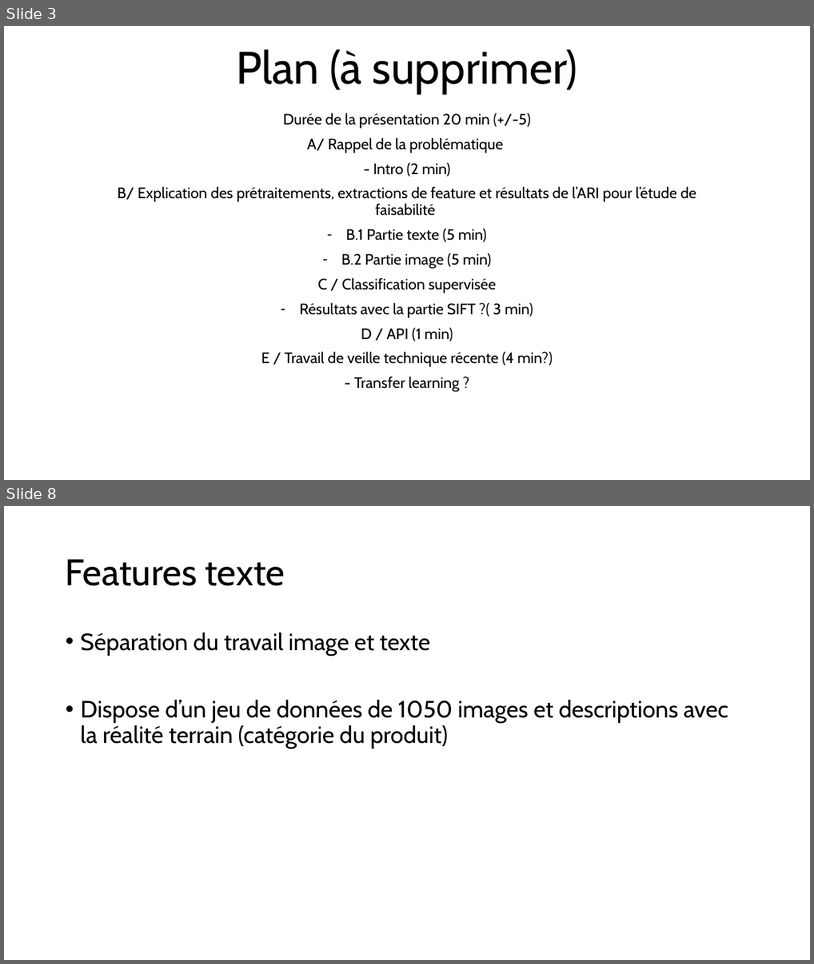
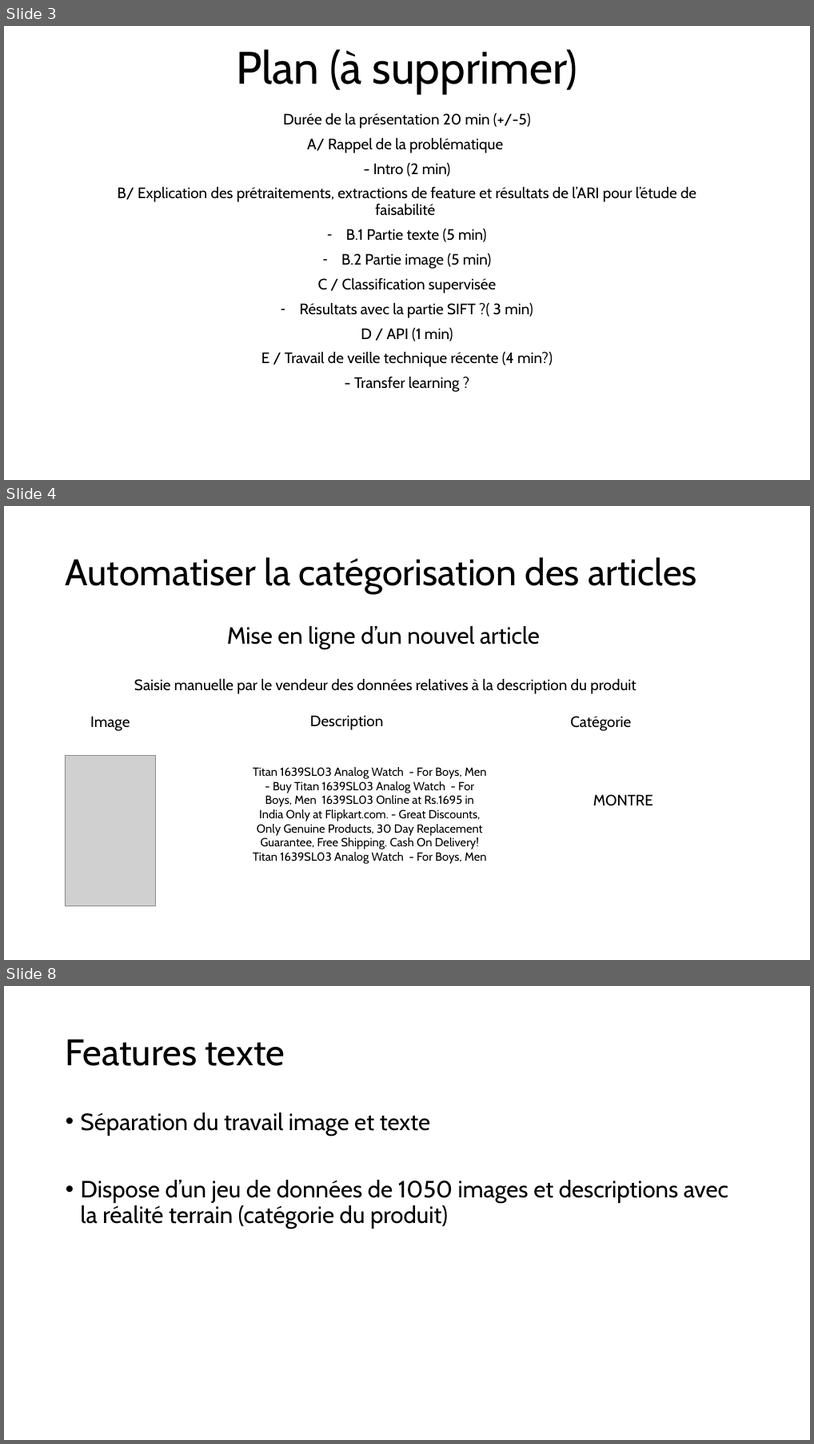
Before and after one commit to Hedredo/oc_projet_6, a slide deck: 5_presentation_072024.pptx. Shown one above the other, each under a label of ours: slides 3 and 8 before the commit, slides 3, 4 and 8 after it; the slides between them are not shown. The pictures are 814x964 and 814x1444 pixels, drawn with LibreOffice and Linux fonts; fonts in the diff are those of the drawing; grey boxes stand for pictures. Boxes give left, top, right and bottom in pixels: in the first picture for what was removed or moved away, otherwise in the second. Text is boxed around its words. In the diff, an @@ line names an element or a change of style, - is before the commit and + after.

```diff
--- a/5_presentation_072024.pptx
+++ b/5_presentation_072024.pptx
@@ slide 4 added at box(4, 506, 810, 960), background #FFFFFF @@
@@ title added at box(66, 557, 698, 594), 44 pt, text #000000 @@
+Automatiser la catégorisation des articles
@@ text added at box(227, 626, 540, 649), 28 pt, text #000000 @@
+Mise en ligne d’un nouvel article
@@ text added at box(134, 678, 636, 694), 18 pt, text #000000 @@
+Saisie manuelle par le vendeur des données relatives à la description du produit
@@ text added at box(90, 716, 130, 731), 18 pt, text #000000 @@
+Image
@@ text added at box(310, 715, 383, 730), 18 pt, text #000000 @@
+Description
@@ text added at box(570, 716, 631, 731), 18 pt, text #000000 @@
+Catégorie
@@ picture added at box(65, 756, 156, 906) @@
@@ text added at box(253, 767, 487, 864), 14 pt, text #000000 @@
+Titan 1639SL03 Analog Watch - For Boys, Men - Buy Titan 1639SL03 Analog Watch - For Boys, Men 1639SL03 Online at Rs.1695 in India Only at Flipkart.com. - Great Discounts, Only Genuine Products, 30 Day Replacement Guarantee, Free Shipping. Cash On Delivery!Titan 1639SL03 Analog Watch - For Boys, Men
@@ text added at box(594, 794, 654, 806), 18 pt, text #000000 @@
+MONTRE
```
Also in this commit, not shown: 2 slides changed, 2 other slides added, 3 slides removed, 3 other files.
